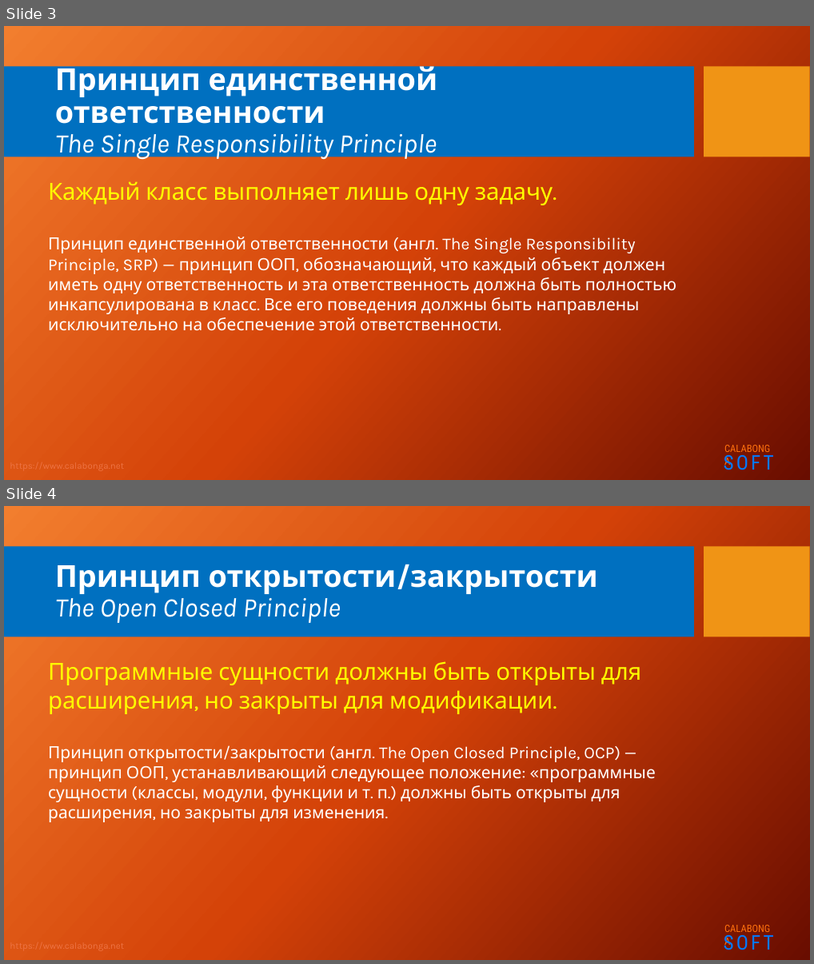
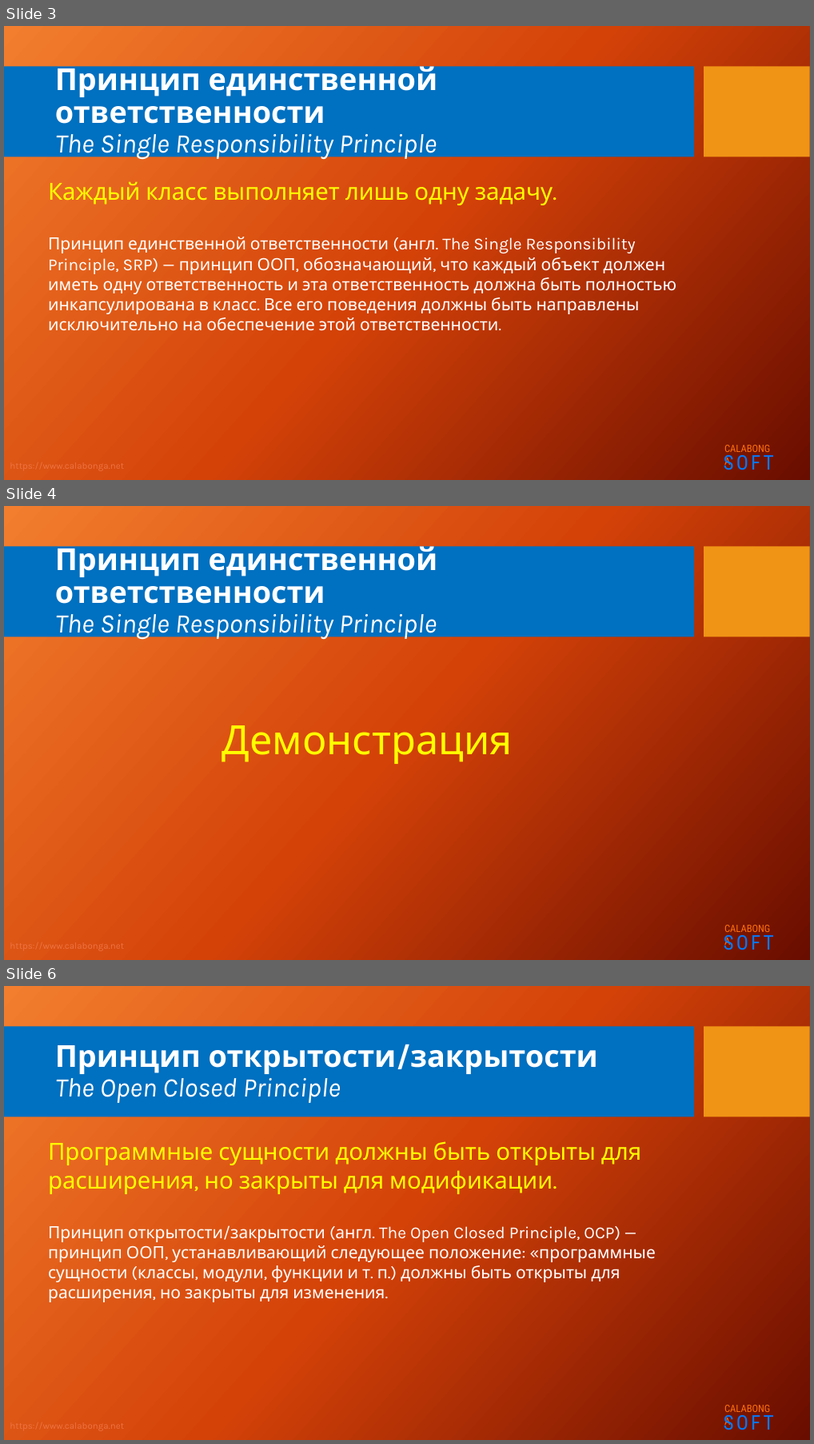
Before and after one commit to Calabonga/SOLID, a slide deck: Powerpoint/SOLID_S.pptx. Shown one above the other, each under a label of ours: slides 3 and 4 before the commit, slides 3, 4 and 6 after it; the slides between them are not shown. The pictures are 814x964 and 814x1444 pixels, drawn with LibreOffice and Linux fonts; fonts in the diff are those of the drawing; background and template pictures are left out. Boxes give left, top, right and bottom in pixels: in the first picture for what was removed or moved away, otherwise in the second. Text is boxed around its words. In the diff, an @@ line names an element or a change of style, - is before the commit and + after.

```diff
--- a/Powerpoint/SOLID_S.pptx
+++ b/Powerpoint/SOLID_S.pptx
@@ slide 4 added at (4, 506, 810, 960), background picture (left out); not listed: 5 template elements that a slide beside it also shows @@
@@ title added at (55, 542, 438, 640), 36 pt, text #FFFFFF, bold @@
+Принцип единственной ответственности
+The Single Responsibility Principle
@@ text added at (222, 725, 513, 764), 48 pt, text #FFFF00 @@
+Демонстрация
@@ what was slide 4 is now slide 6 @@
```
Also in this commit, not shown: 1 other slide added, 32 other files.
